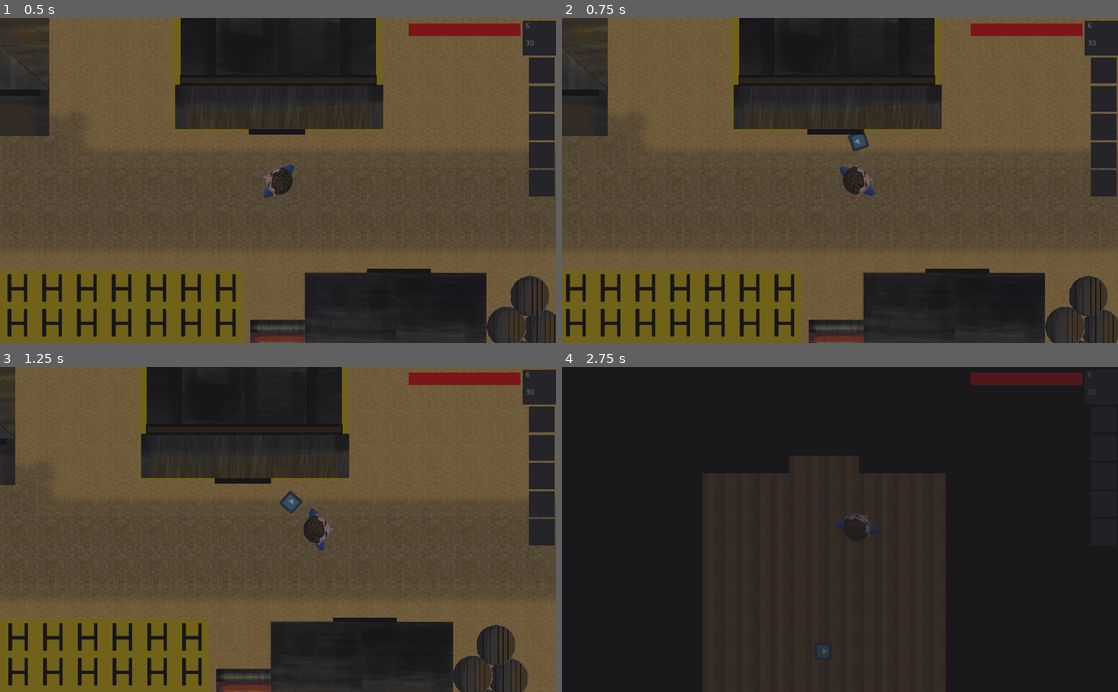
Above: before the commit, frames 1-4 (two rows, left to right).
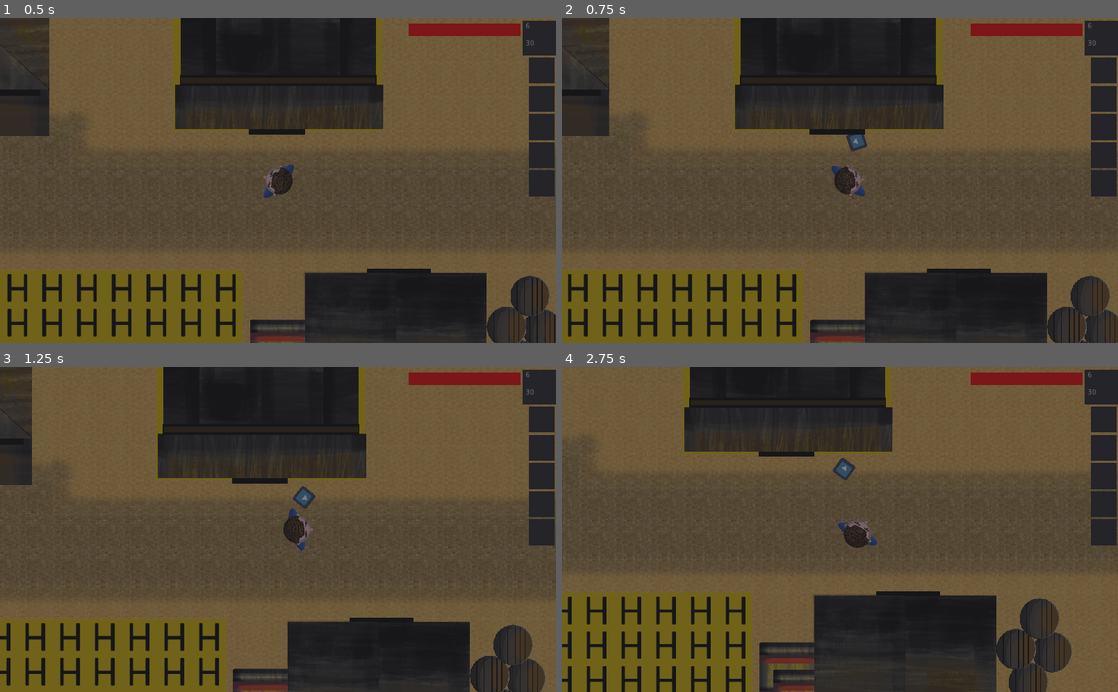
Above: after the commit, the same moments.

Repository: JortvD/ld49
Game: Godot game, scene res://scenes/MainScene.tscn
The game is run twice, just before and just after one commit, with the same random seed, the same clock (stepped at 60 frames per second) and the same inputs. The engine's default icon, where the game draws it, is replaced by a stand-in: a white triangle on a blue panel in a dark square.
Inputs (mouse positions are in pixels of both pictures, inside the frame that each line leads up to):
- Up to frame 1 (0.5 s): no input
- Up to frame 2 (0.75 s): tap Enter at 0.5 s; move the mouse to (962, 164) at 0.52 s; hold Right (ui_right) from 0.53 s (still down); tap R at 0.6 s
- Up to frame 3 (1.25 s): keep holding Right (ui_right); tap Space at 0.77 s
- Up to frame 4 (2.75 s): move the mouse to (728, 545) at 1.27 s; release Right (ui_right) at 1.28 s; hold Down (ui_down) 1.28-2.03 s; tap H at 1.35 s; tap Space at 1.52 s; move the mouse to (895, 458) at 2.02 s; hold Right (ui_right) from 2.03 s (still down); tap C at 2.1 s

Frame 1 is identical in both runs. In frame 2, 3.8% of the frame differs, in the area x 0-100%, y 0-100%; in frame 3, 10%; in frame 4, 77%.
Error before the commit: Parse Error: Error parsing expression, misplaced: ')' (res://scenes/MainScene.gd:51)

Commit message:
Add fire extinguishing

Diff:
--- a/npc/NPC.gd
+++ b/npc/NPC.gd
@@ -29,6 +29,8 @@
 var next_moves = []
 var followClose = false
 var followDistance = 300
+var fireDistance = 100
+var fightFire = false
 # Mostly temporary names
 var names = {
 	"Mayor": "Mark",
@@ -91,6 +93,13 @@
 
 		if(len(path) > 0): rotation = position.angle_to_point(path[0]) + PI
 
+	if($FireTimer.is_stopped() and fightFire and mood == MOOD.DEFAULT and in_building == null):
+		var fire = find_fire()
+		var to = position.direction_to(fire.global_position) * (position.distance_to(fire.global_position) - fireDistance) + position + Vector2(rand_range(-50, 50), rand_range(-50, 50))
+		next_moves = [to]
+		path = PoolVector2Array()
+		$FireTimer.start()
+
 	if($FollowTimer.is_stopped() and mood == MOOD.ATTACK):
 		if(followClose):
 			next_moves = [target.global_position]
@@ -178,6 +187,10 @@
 		stab()
 	else:
 		shoot()
+
+func find_fire():
+	for node in $"/root/MainScene/World".get_children():
+		if("Fire" in node.name): return node
 
 func handle_scheduled_task(task):
 	scheduled_task = task
@@ -204,6 +217,9 @@
 			followClose = true
 			if(task.target == "Player"): target = $"/root/MainScene/Player"
 			else: target = get_node("../" + task.target)
+		"EXTINGUISH_FIRE":
+			if(in_building != null and "force_outside" in task and task["force_outside"]): next_moves.push_front(get_node("/root/MainScene/Buildings/" + in_building + "/").get_exit_position())
+			fightFire = true
 		_:
 			child._handle_custom_task(task)
 
--- a/npc/NPC.tscn
+++ b/npc/NPC.tscn
@@ -80,3 +80,7 @@
 wait_time = 0.1
 one_shot = true
 autostart = true
+
+[node name="FireTimer" type="Timer" parent="."]
+one_shot = true
+autostart = true
--- a/objects/Fire.gd
+++ b/objects/Fire.gd
@@ -7,6 +7,7 @@
 var southFire
 var westFire
 var sidesFire = [false, false, false, false]
+var PEOPLE_CLOSE = 300
 
 func _ready():
 	rng.randomize()
@@ -19,8 +20,22 @@
 
 func _process(delta):
 	if ($Timer.is_stopped()):
-		spread()
+		var result = check_remove()
+		if !result: spread()
 		$Timer.start()
+
+func check_remove():
+	var fire_department_close = false
+
+	for npc in $"/root/MainScene/NPCs".get_children():
+		if(npc.fightFire and position.distance_to(npc.global_position) <= PEOPLE_CLOSE):
+			fire_department_close = true
+
+	if(fire_department_close and rng.randi_range(1, 2) == 1):
+		queue_free()
+		return true
+
+	return false
 
 func spread():
 	if (rng.randi_range(1, 10) == 1):
--- a/scenes/MainScene.gd
+++ b/scenes/MainScene.gd
@@ -48,7 +48,16 @@
 
 	if($Timers/FireTimer.is_stopped()):
 		var fires = count_children($World, "Fire")
-		if()
+		check_too_many_fires(fires)
+
+		if(fires > 0 and ($NPCs/FireDepartmentMan.override_task == null or $NPCs/FireDepartmentWoman.override_task == null)):
+			$NPCs/FireDepartmentMan.handle_override_task({"type": "EXTINGUISH_FIRE", "force_outside": true})
+			$NPCs/FireDepartmentWoman.handle_override_task({"type": "EXTINGUISH_FIRE", "force_outside": true})
+		elif(fires == 0 and $NPCs/FireDepartmentMan.override_task != null and $NPCs/FireDepartmentWoman.override_task != null and ($NPCs/FireDepartmentMan.override_task.type == "EXTINGUISH_FIRE" or $NPCs/FireDepartmentWoman.override_task.type == "EXTINGUISH_FIRE")):
+			$NPCs/FireDepartmentMan.override_task = null
+			$NPCs/FireDepartmentMan.fightFire = false
+			$NPCs/FireDepartmentWoman.override_task = null
+			$NPCs/FireDepartmentWoman.fightFire = false
 		$Timers/FireTimer.start()
 
 	Check_all_dead()
--- a/scenes/MainScene.tscn
+++ b/scenes/MainScene.tscn
@@ -200,13 +200,17 @@
 [node name="World" parent="." instance=ExtResource( 1 )]
 
 [node name="Fire" parent="World" instance=ExtResource( 8 )]
-position = Vector2( 300, 400 )
+position = Vector2( 2449.34, 2082.65 )
 
 [node name="Player" parent="." instance=ExtResource( 2 )]
 position = Vector2( 4865.73, 2137.76 )
 z_index = 2
 
 [node name="Navigation2D" type="Navigation2D" parent="."]
+visible = false
+__meta__ = {
+"_edit_lock_": true
+}
 
 [node name="Main" type="NavigationPolygonInstance" parent="Navigation2D"]
 position = Vector2( 2798.2, 2115.59 )
@@ -823,6 +827,7 @@
 mouse_filter = 2
 script = ExtResource( 13 )
 __meta__ = {
+"_edit_lock_": true,
 "_edit_use_anchors_": false
 }
 
@@ -837,7 +842,7 @@
 [node name="Items" type="Node" parent="."]
 script = ExtResource( 10 )
 
-[node name="Horse1" parent="." instance=ExtResource( 4 )]
+[node name="Horse" parent="." instance=ExtResource( 4 )]
 position = Vector2( 2888.19, 2028.36 )
 rotation = 0.0
 
@@ -889,14 +894,14 @@
 
 [node name="FireDepartmentMan" parent="NPCs" instance=ExtResource( 3 )]
 position = Vector2( 8192, 4424 )
-in_building = "HouseA"
+in_building = "FireDepartment"
 
 [node name="Handler" type="Node" parent="NPCs/FireDepartmentMan"]
 script = ExtResource( 20 )
 
 [node name="FireDepartmentWoman" parent="NPCs" instance=ExtResource( 3 )]
 position = Vector2( 8328, 4552 )
-in_building = "HouseE"
+in_building = "FireDepartment"
 
 [node name="Handler" type="Node" parent="NPCs/FireDepartmentWoman"]
 script = ExtResource( 21 )
@@ -929,9 +934,5 @@
 one_shot = true
 autostart = true
 
-[node name="Horse2" parent="." instance=ExtResource( 4 )]
-position = Vector2( 3011.66, 2026.12 )
-rotation = 0.0
-
 [connection signal="tween_completed" from="CanvasLayer/Blacken/Tween" to="CanvasLayer/Blacken" method="_on_Tween_tween_completed"]
 [connection signal="timeout" from="CanvasLayer/Blacken/Timer" to="CanvasLayer/Blacken" method="_on_Timer_timeout"]
